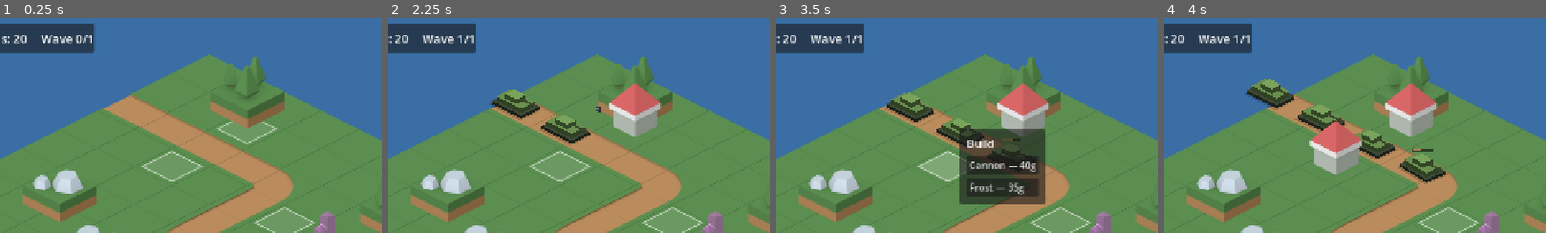
Above: before the commit, frames 1-4 (left to right).
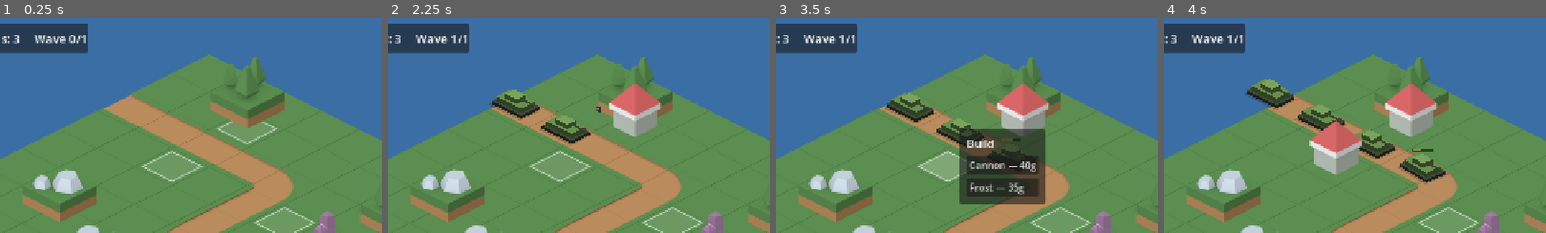
Above: after the commit, the same moments.

Repository: ldimitrov/tankbusters
Game: Godot game, scene res://scenes/main/main.tscn
The game is run twice, just before and just after one commit, with the same random seed, the same clock (stepped at 60 frames per second) and the same inputs.
Inputs (mouse positions are % of the whole screen's width and height, from its top left):
- Up to frame 1 (0.25 s): no input
- Up to frame 2 (2.25 s): click "Start Wave" at 0.5 s; move the mouse to (45, 26) at 1.27 s; click (45, 26) at 1.42 s; click "Cannon — 40g" at 2 s
- Up to frame 3 (3.5 s): move the mouse to (35, 35) at 2.77 s; click (35, 35) at 2.92 s
- Up to frame 4 (4 s): click "Cannon — 40g" at 3.5 s
The pictures show only the part of the screen within x 13-63%, y 0-50%; the shares and areas given below are measured in that part.

The runs differ from the first frame. In frame 1, 0.8% of the frame differs, in the area x 3-25%, y 2-17%; in frame 2, 0.7%; in frame 3, 0.7%; in frame 4, 0.7%.

Commit message:
fix: level fails after 3 escaped tanks

Diff:
--- a/autoload/game_state.gd
+++ b/autoload/game_state.gd
@@ -8,7 +8,8 @@
 signal lives_changed(amount: int)
 
 const STARTING_MONEY := 100
-const STARTING_LIVES := 20
+## Lives = how many tanks may escape. Losing the third one fails the level.
+const STARTING_LIVES := 3
 
 var money := STARTING_MONEY
 var lives := STARTING_LIVES
